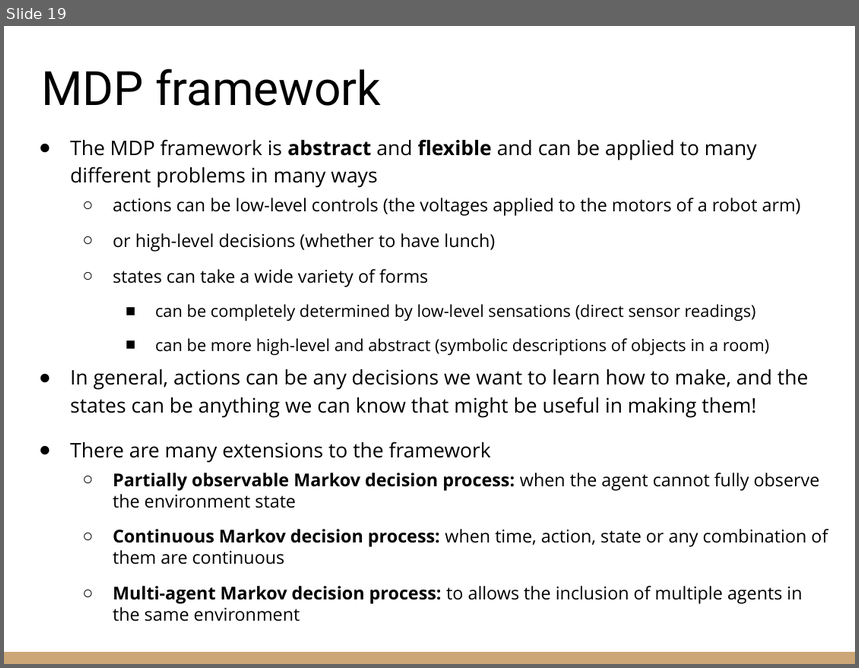
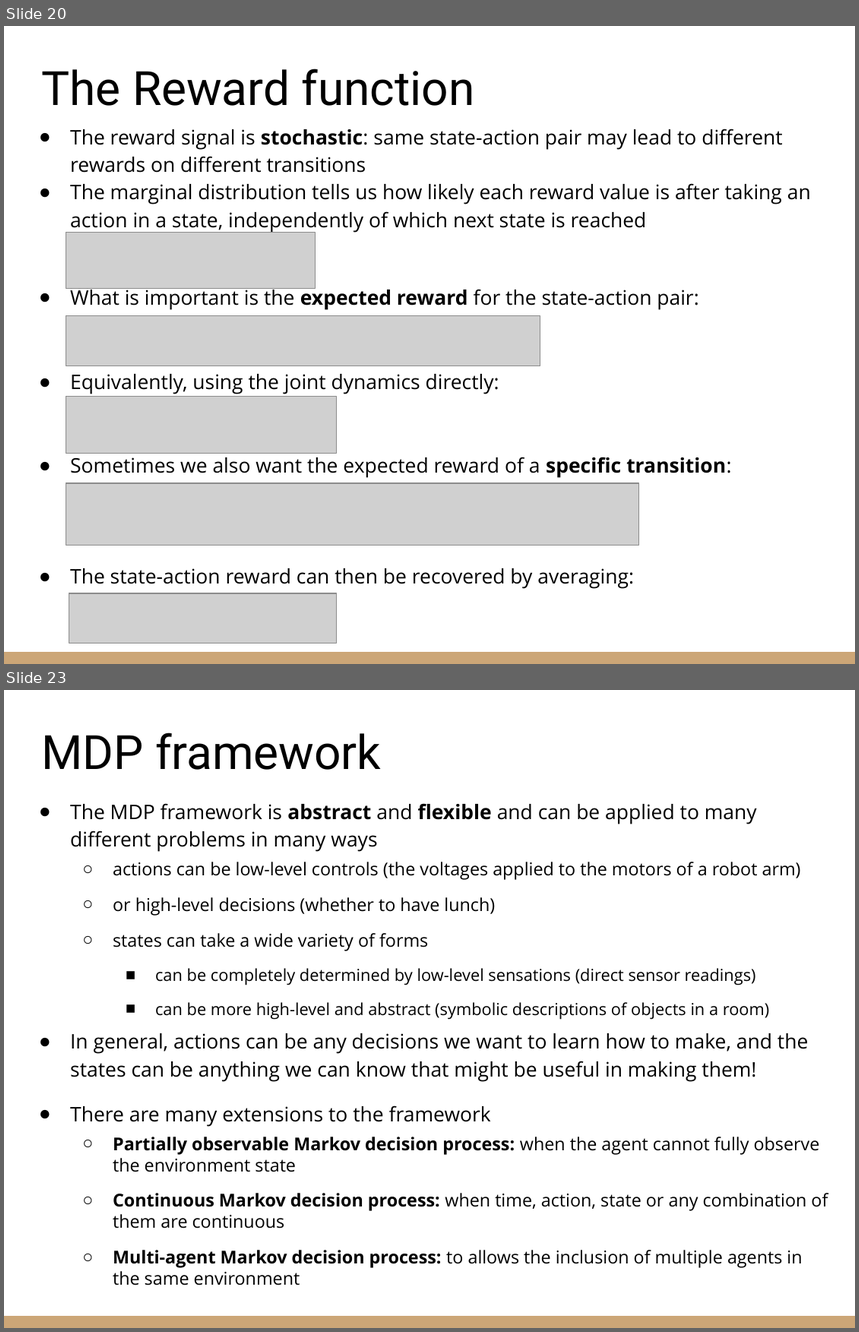
Before and after one commit to riccardoberta/reinforcement-learning, a slide deck: 02 - The RL Problem/slides.pptx. Shown one above the other, each under a label of ours: slide 19 before the commit, slides 20 and 23 after it; the slides between them are not shown. The pictures are 859x668 and 859x1332 pixels, drawn with LibreOffice and Linux fonts; fonts in the diff are those of the drawing; grey boxes stand for pictures. Boxes give left, top, right and bottom in pixels: in the first picture for what was removed or moved away, otherwise in the second. Text is boxed around its words. In the diff, an @@ line names an element or a change of style, - is before the commit and + after.

```diff
--- a/02 - The RL Problem/slides.pptx
+++ b/02 - The RL Problem/slides.pptx
@@ slide 20 added at [4, 26, 855, 664], background #FFFFFF; not listed: 1 template element that a slide beside it also shows @@
@@ title added at [41, 69, 475, 106], 40 pt, text #000000 @@
+The Reward function
@@ text added at [70, 129, 811, 589], 17 pt, text #000000 @@
+● The reward signal is stochastic: same state-action pair may lead to different rewards on different transitions
+● The marginal distribution tells us how likely each reward value is after taking an action in a state, independently of which next state is reached
+● What is important is the expected reward for the state-action pair:
+● Equivalently, using the joint dynamics directly:
+● Sometimes we also want the expected reward of a specific transition:
+● The state-action reward can then be recovered by averaging:
@@ picture added at [66, 233, 316, 289] @@
@@ picture added at [66, 316, 541, 366] @@
@@ picture added at [66, 396, 337, 453] @@
@@ picture added at [66, 484, 639, 545] @@
@@ picture added at [69, 594, 337, 643] @@
@@ what was slide 19 is now slide 23 @@
```
Also in this commit, not shown: 12 slides changed, 9 other slides added, 7 slides removed, 1 other file.
